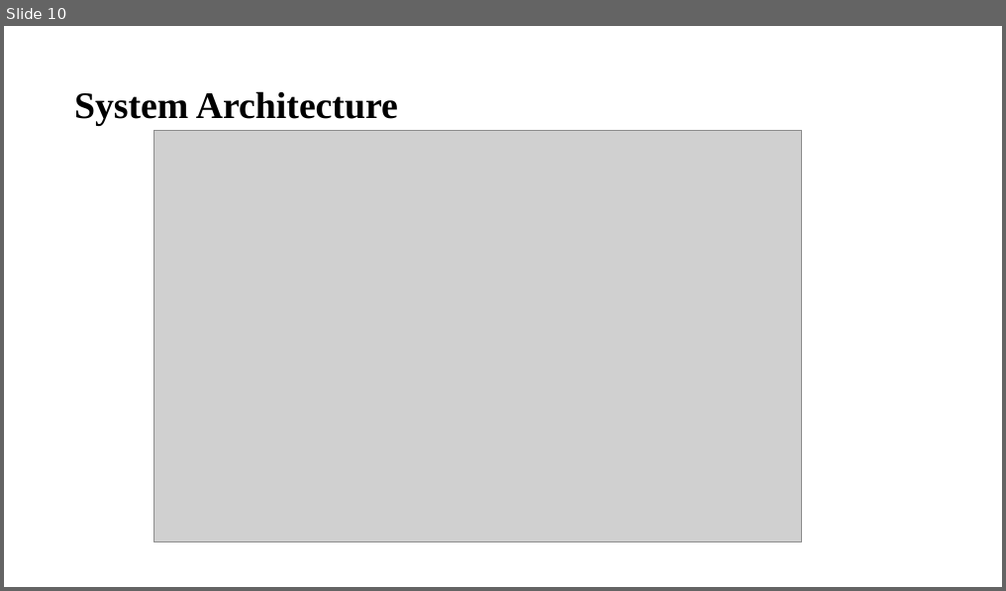
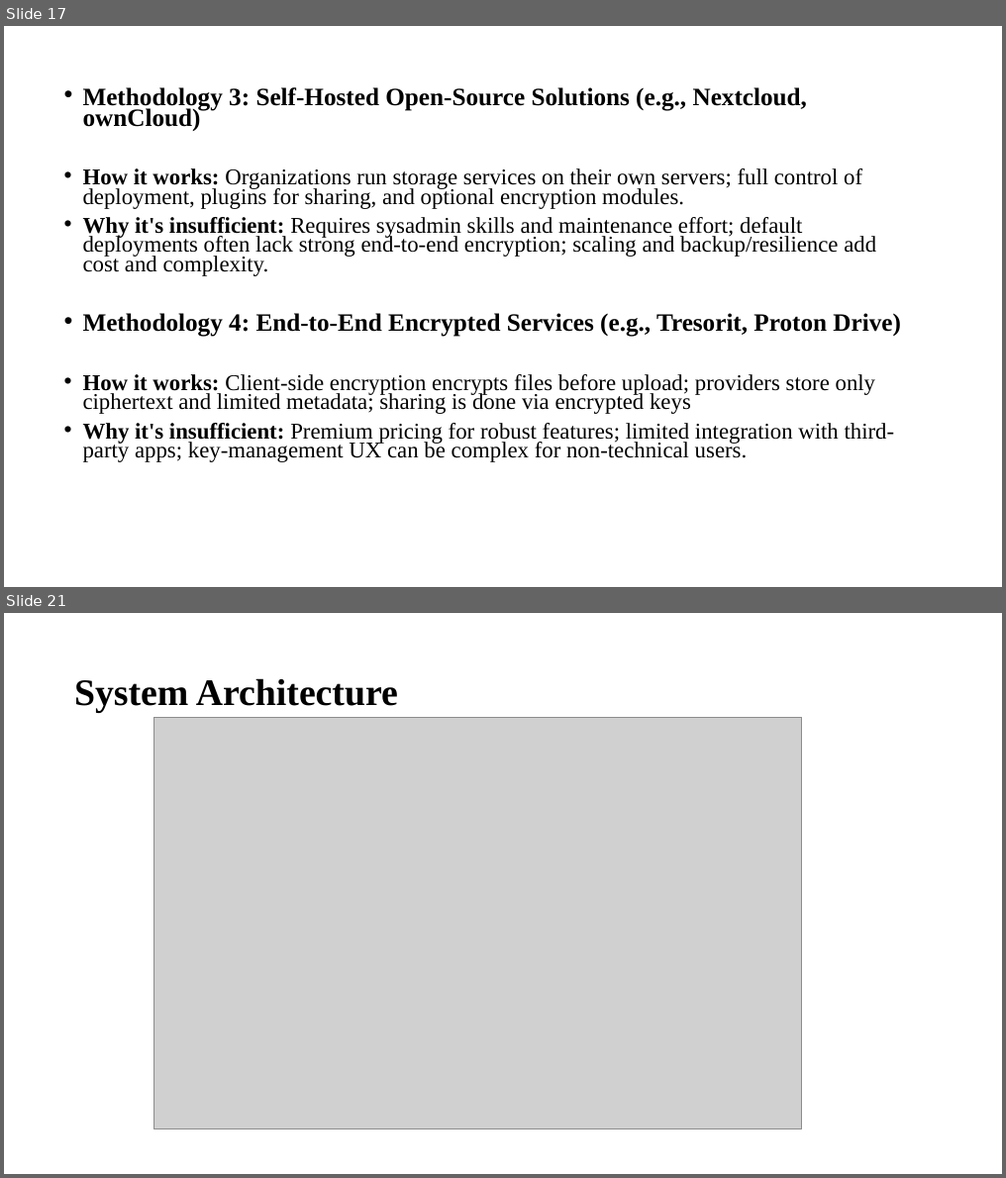
Before and after one commit to nazeer77718/securecloud-sharing-system, a slide deck: secure-cloud.pptx. Shown one above the other, each under a label of ours: slide 10 before the commit, slides 17 and 21 after it; the slides between them are not shown. The pictures are 1006x591 and 1006x1178 pixels, drawn with LibreOffice and Linux fonts; fonts in the diff are those of the drawing; grey boxes stand for pictures. Boxes give left, top, right and bottom in pixels: in the first picture for what was removed or moved away, otherwise in the second. Text is boxed around its words. In the diff, an @@ line names an element or a change of style, - is before the commit and + after.

Commit message:
updated upto proposed modules

```diff
--- a/secure-cloud.pptx
+++ b/secure-cloud.pptx
@@ slide 17 added at <box>4,26,1002,587</box>, background #FFFFFF @@
@@ text added at <box>83,87,901,463</box>, 21.7 pt, text #000000 @@
+• Methodology 3: Self-Hosted Open-Source Solutions (e.g., Nextcloud, ownCloud)
+• How it works: Organizations run storage services on their own servers; full control of deployment, plugins for sharing, and optional encryption modules.
+• Why it's insufficient: Requires sysadmin skills and maintenance effort; default deployments often lack strong end-to-end encryption; scaling and backup/resilience add cost and complexity.
+• Methodology 4: End-to-End Encrypted Services (e.g., Tresorit, Proton Drive)
+• How it works: Client-side encryption encrypts files before upload; providers store only ciphertext and limited metadata; sharing is done via encrypted keys
+• Why it's insufficient: Premium pricing for robust features; limited integration with third-party apps; key-management UX can be complex for non-technical users.
@@ what was slide 10 is now slide 21 @@
```
Also in this commit, not shown: 5 slides changed, 16 other slides added, 5 slides removed, 1 other file.
